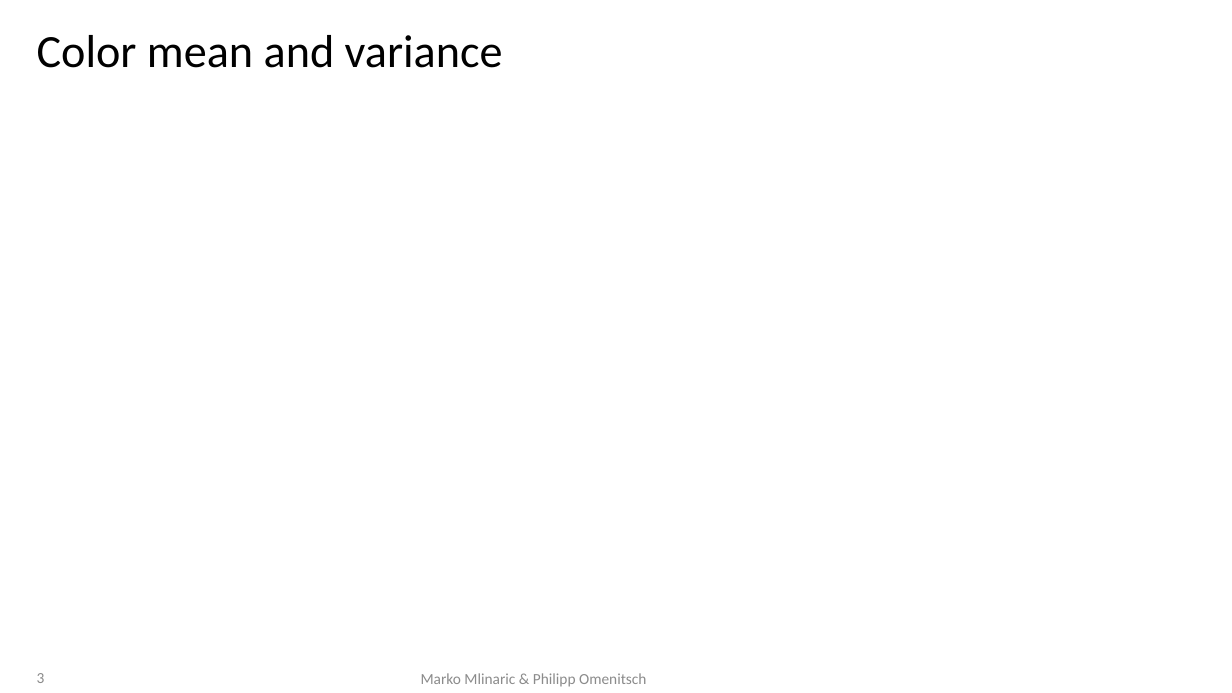
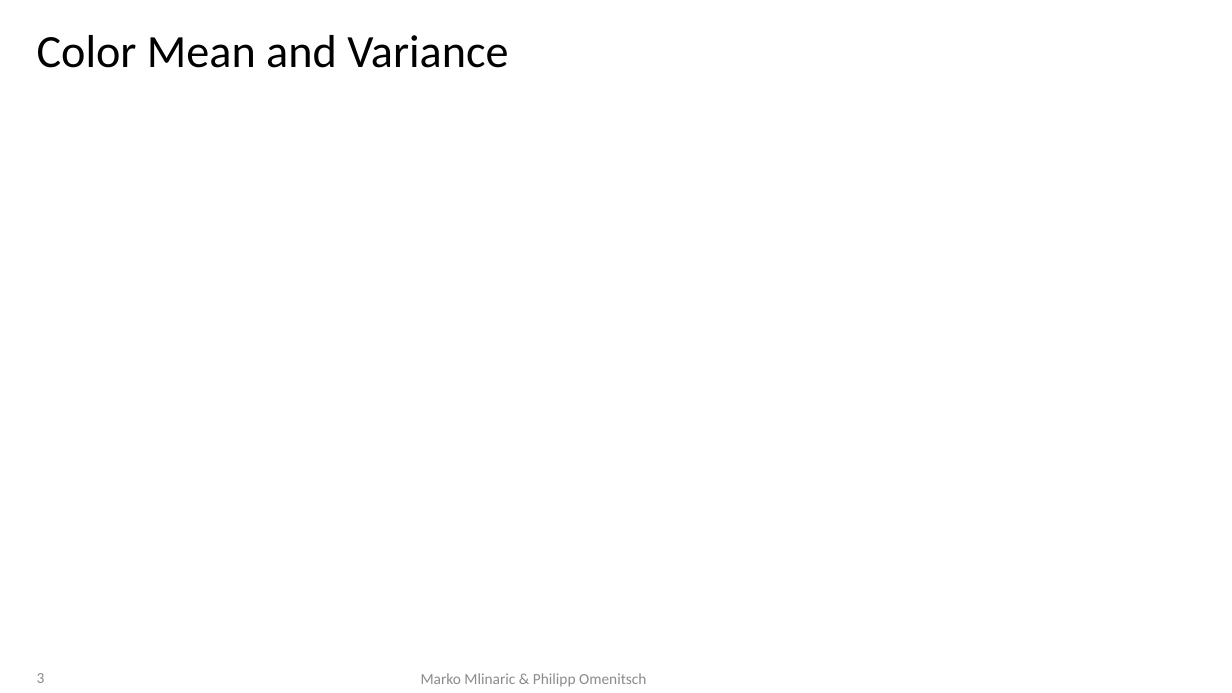
Before and after one commit to superphil0/videoanalysis, a slide deck: slide 3 of doc/presi.pptx. Drawn at 1232x693 pixels with LibreOffice and Linux fonts; fonts in the diff are those of the drawing; grey boxes stand for pictures; background and template pictures are left out. Boxes give left, top, right and bottom in pixels: in the first picture for what was removed or moved away, otherwise in the second. Text is boxed around its words. In the diff, an @@ line names an element or a change of style, - is before the commit and + after.

```diff
--- a/doc/presi.pptx
+++ b/doc/presi.pptx
@@ title at (37, 35, 508, 68): text changed @@
-Color mean and variance
+Color Mean and Variance
```
Also in this commit, not shown: 3 other slides changed, 1 slide removed.
